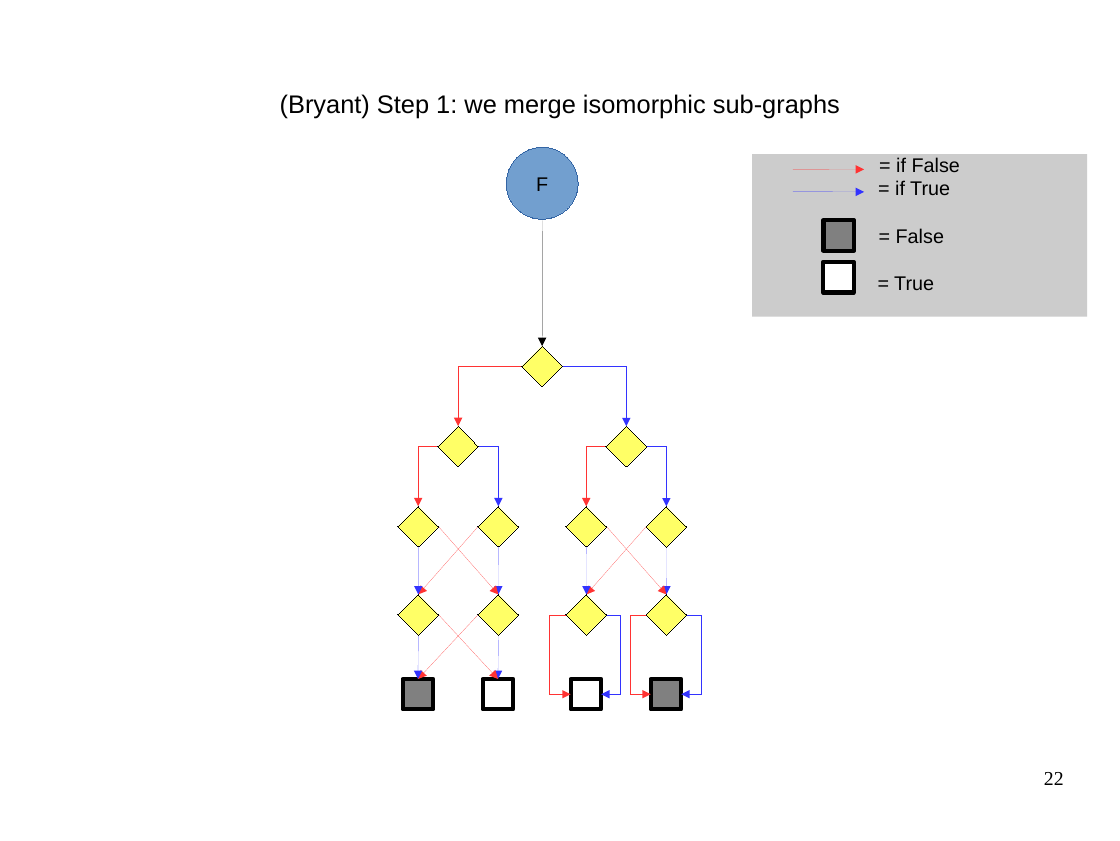
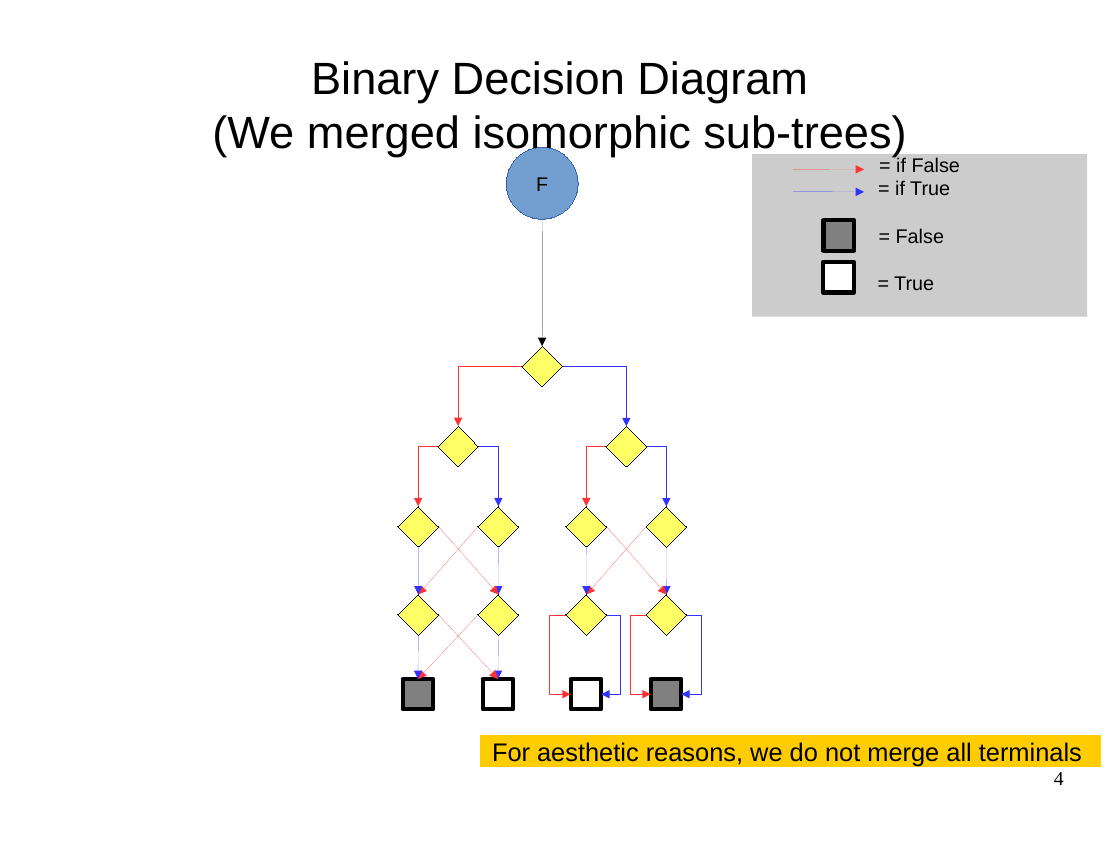
Before and after one commit to FenouilletLucas/DAGaml, a slide deck: slide 4 of doc/2017-06-19-odp/final.odp (slide 22 before the commit). Drawn at 1120x841 pixels with LibreOffice and Linux fonts; fonts in the diff are those of the drawing. Boxes give left, top, right and bottom in pixels: in the first picture for what was removed or moved away, otherwise in the second. Text is boxed around its words. In the diff, an @@ line names an element or a change of style, - is before the commit and + after.

```diff
--- a/doc/2017-06-19-odp/final.odp
+++ b/doc/2017-06-19-odp/final.odp
@@ title at box(212, 61, 906, 157): text changed; size 18 to 32 pt @@
-(Bryant) Step 1: we merge isomorphic sub-graphs
+Binary Decision Diagram
+(We merged isomorphic sub-trees)
@@ rectangle added at box(481, 736, 1101, 766), fill #FFCC00, outline #FFCC00 0 pt, 18 pt, text #000000 @@
+For aesthetic reasons, we do not merge all terminals
@@ page number at box(1054, 772, 1064, 785): text changed @@
-22
+4
```
Also in this commit, not shown: 12 other slides changed, 44 slides added, 21 slides removed.
